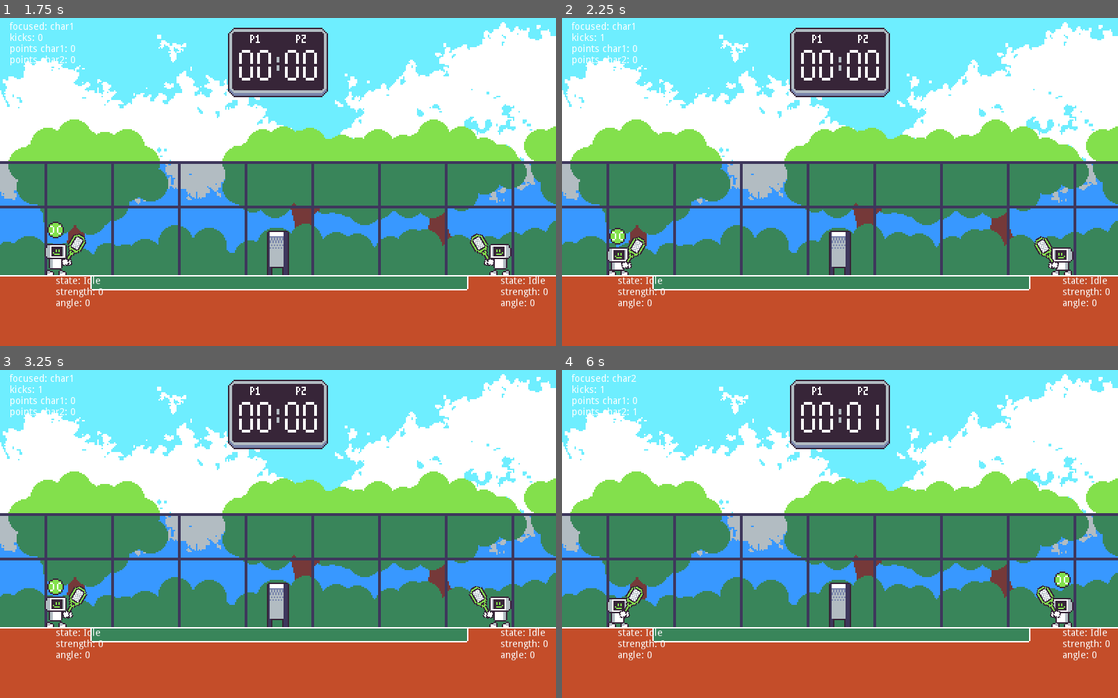
Above: before the commit, frames 1-4 (two rows, left to right).
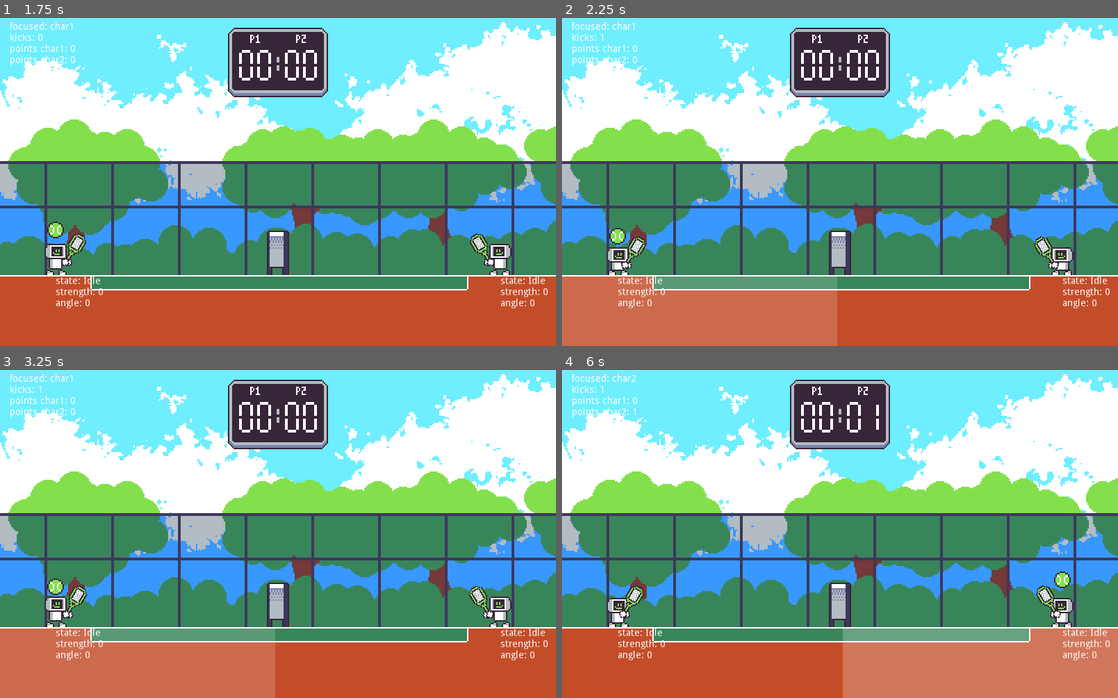
Above: after the commit, the same moments.

Repository: rthurmed/BobBytesTennisChampionship
Game: Godot game, scene res://src/Main.tscn
Two runs of this game, one before a commit and one after it. Both use one fixed random seed, a clock stepped at 60 frames per second and the inputs below.
Inputs:
- Up to frame 1 (1.75 s): no input
- Up to frame 2 (2.25 s): no input
- Up to frame 3 (3.25 s): no input
- Up to frame 4 (6 s): tap R (reset) at 4.15 s

Frame 1 is identical in both runs. In frame 2, 10% of the frame differs, in the area x 0-50%, y 78-100%; in frame 3, 10%; in frame 4, 10%, in the area x 50-100%, y 78-100%.

Commit message:
Added blink on field after ball kick

Diff:
--- /dev/null
+++ b/src/Highlight.gd
@@ -0,0 +1,12 @@
+extends HBoxContainer
+
+
+onready var animation = $AnimationPlayer
+
+
+func stop():
+	animation.play("RESET")
+
+
+func blink(to_char1):
+	animation.play("blink_char1" if to_char1 else "blink_char2")
--- a/src/Main.gd
+++ b/src/Main.gd
@@ -19,6 +19,7 @@
 onready var game_layer = $Layers/Game
 onready var score_label_char1 = $Layers/Backdrop/ScoreDisplay/LabelChar1
 onready var score_label_char2 = $Layers/Backdrop/ScoreDisplay/LabelChar2
+onready var floor_highlight = $Layers/Backdrop/Floor/Highlight
 
 var ball: Ball
 var ball_on_char1 = true
@@ -52,6 +53,9 @@
 		emit_signal("scored_point", not ball_on_char1)
 		return
 
+	if ball_kicks == ball_kicks_to_fail - 1:
+		floor_highlight.blink(ball_on_char1)
+
 	$Sounds/HitFloor.play()
 
 
@@ -64,6 +68,8 @@
 
 	$DebugNode/FocusedLabel.text = 'focused: ' + str('char1' if ball_on_char1 else 'char2')
 	$DebugNode/KicksLabel.text = 'kicks: ' + str(ball_kicks)
+
+	floor_highlight.stop()
 
 
 func _on_Main_scored_point(is_by_char1):
@@ -90,6 +96,9 @@
 	):
 		emit_signal("gameover", is_by_char1)
 		return
+
+	# reset visual
+	floor_highlight.stop()
 
 	# fancy sounds
 	$Sounds/Score.play()
--- a/src/Main.tscn
+++ b/src/Main.tscn
@@ -13,9 +13,93 @@
 [ext_resource path="res://assets/sfx/ballFloor.wav" type="AudioStream" id=11]
 [ext_resource path="res://assets/score-display.png" type="Texture" id=12]
 [ext_resource path="res://assets/font/score_font.tres" type="DynamicFont" id=13]
+[ext_resource path="res://src/Highlight.gd" type="Script" id=14]
 
 [sub_resource type="RectangleShape2D" id=2]
 extents = Vector2( 232, 40 )
+
+[sub_resource type="Animation" id=4]
+length = 0.001
+tracks/0/type = "value"
+tracks/0/path = NodePath("Char1:color")
+tracks/0/interp = 1
+tracks/0/loop_wrap = true
+tracks/0/imported = false
+tracks/0/enabled = true
+tracks/0/keys = {
+"times": PoolRealArray( 0 ),
+"transitions": PoolRealArray( 1 ),
+"update": 0,
+"values": [ Color( 1, 1, 1, 0 ) ]
+}
+tracks/1/type = "value"
+tracks/1/path = NodePath("Char2:color")
+tracks/1/interp = 1
+tracks/1/loop_wrap = true
+tracks/1/imported = false
+tracks/1/enabled = true
+tracks/1/keys = {
+"times": PoolRealArray( 0 ),
+"transitions": PoolRealArray( 1 ),
+"update": 0,
+"values": [ Color( 1, 1, 1, 0 ) ]
+}
+
+[sub_resource type="Animation" id=3]
+resource_name = "blink_char1"
+loop = true
+tracks/0/type = "value"
+tracks/0/path = NodePath("Char1:color")
+tracks/0/interp = 2
+tracks/0/loop_wrap = true
+tracks/0/imported = false
+tracks/0/enabled = true
+tracks/0/keys = {
+"times": PoolRealArray( 0, 0.5, 1 ),
+"transitions": PoolRealArray( 1, 1, 1 ),
+"update": 0,
+"values": [ Color( 1, 1, 1, 0 ), Color( 1, 1, 1, 0.247059 ), Color( 1, 1, 1, 0 ) ]
+}
+tracks/1/type = "value"
+tracks/1/path = NodePath("Char2:color")
+tracks/1/interp = 1
+tracks/1/loop_wrap = true
+tracks/1/imported = false
+tracks/1/enabled = true
+tracks/1/keys = {
+"times": PoolRealArray( 0 ),
+"transitions": PoolRealArray( 1 ),
+"update": 0,
+"values": [ Color( 1, 1, 1, 0 ) ]
+}
+
+[sub_resource type="Animation" id=5]
+resource_name = "blink_char2"
+loop = true
+tracks/0/type = "value"
+tracks/0/path = NodePath("Char2:color")
+tracks/0/interp = 2
+tracks/0/loop_wrap = true
+tracks/0/imported = false
+tracks/0/enabled = true
+tracks/0/keys = {
+"times": PoolRealArray( 0, 0.5, 1 ),
+"transitions": PoolRealArray( 1, 1, 1 ),
+"update": 0,
+"values": [ Color( 1, 1, 1, 0 ), Color( 1, 1, 1, 0.247059 ), Color( 1, 1, 1, 0 ) ]
+}
+tracks/1/type = "value"
+tracks/1/path = NodePath("Char1:color")
+tracks/1/interp = 1
+tracks/1/loop_wrap = true
+tracks/1/imported = false
+tracks/1/enabled = true
+tracks/1/keys = {
+"times": PoolRealArray( 0 ),
+"transitions": PoolRealArray( 1 ),
+"update": 0,
+"values": [ Color( 1, 1, 1, 0 ) ]
+}
 
 [sub_resource type="RectangleShape2D" id=1]
 extents = Vector2( 7.5, 127.5 )
@@ -69,6 +153,7 @@
 polygon = PoolVector2Array( -7, -15, 0, -16, 7, -15, 7, 20, -7, 20 )
 
 [node name="Wall" type="StaticBody2D" parent="Layers/Backdrop"]
+visible = false
 collision_mask = 7
 
 [node name="CollisionPolygon2D" type="CollisionPolygon2D" parent="Layers/Backdrop/Wall"]
@@ -80,6 +165,32 @@
 [node name="CollisionShape2D" type="CollisionShape2D" parent="Layers/Backdrop/Floor"]
 position = Vector2( 2, 33 )
 shape = SubResource( 2 )
+
+[node name="Highlight" type="HBoxContainer" parent="Layers/Backdrop/Floor"]
+margin_left = -199.0
+margin_top = -7.0
+margin_right = 201.0
+margin_bottom = 44.0
+alignment = 1
+script = ExtResource( 14 )
+
+[node name="Char1" type="ColorRect" parent="Layers/Backdrop/Floor/Highlight"]
+margin_right = 198.0
+margin_bottom = 51.0
+size_flags_horizontal = 3
+color = Color( 1, 1, 1, 0 )
+
+[node name="Char2" type="ColorRect" parent="Layers/Backdrop/Floor/Highlight"]
+margin_left = 202.0
+margin_right = 400.0
+margin_bottom = 51.0
+size_flags_horizontal = 3
+color = Color( 1, 1, 1, 0 )
+
+[node name="AnimationPlayer" type="AnimationPlayer" parent="Layers/Backdrop/Floor/Highlight"]
+anims/RESET = SubResource( 4 )
+anims/blink_char1 = SubResource( 3 )
+anims/blink_char2 = SubResource( 5 )
 
 [node name="PlayerWall" type="StaticBody2D" parent="Layers/Backdrop"]
 visible = false
Not shown: 1 places in src/Main.tscn that only renumber resources
